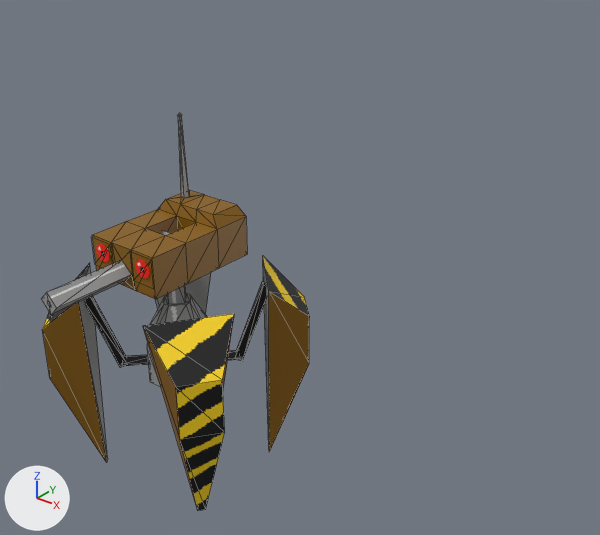
Before and after pictures for a commit that changed the glTF model assets/NPC/spider_turret/spider_turret.glb.
Both versions are drawn from a camera (50 mm lens) standing at (13.55, -12.15, 11.56) and looking at (3.51, 0.4, 3.77). The lights are fixed; the arrows at lower left show +X, +Y and +Z. Mesh edges are drawn as thin lines.
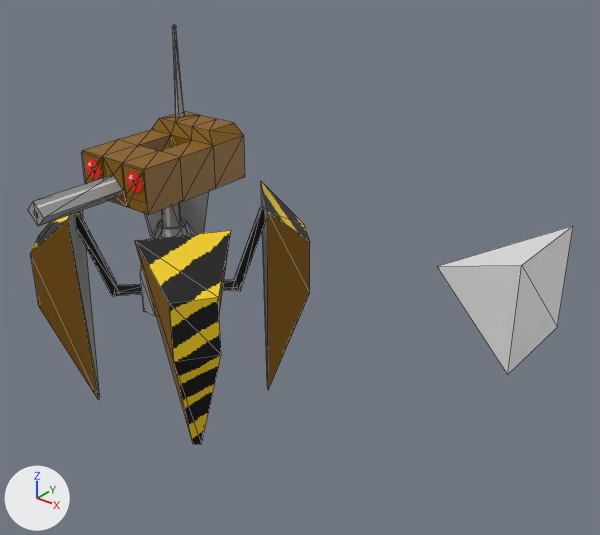
What differs and where, as boxes (x1, y1, x2, y2) in the pictures (600 x 535 px):
'Cube', moved: before (42, 113, 247, 315); after (28, 25, 245, 226)
'Cube.013', moved: before (143, 314, 234, 511); after (135, 230, 231, 445)
'eye', added: after (437, 226, 573, 375)
'Cube.016', moved: before (42, 263, 107, 463); after (30, 210, 100, 400)
'Cube.007', moved: before (263, 256, 309, 452); after (261, 181, 310, 390)
'base', moved: before (147, 293, 207, 387); after (140, 218, 195, 316)
'Cube.015', moved: before (86, 296, 128, 368); after (76, 212, 120, 297)
'Cube.006', moved: before (236, 281, 266, 361); after (232, 206, 265, 291)
'Cube.002', moved: before (96, 243, 150, 279); after (86, 158, 142, 193)
'Cube.014', moved, turned: before (122, 355, 149, 366); after (114, 284, 142, 296)
'Cube.005', moved, turned: before (228, 350, 240, 360); after (223, 280, 237, 290)

Edits to the bpy script that builds the scene:
```text
Add me_cube_006:
    me_cube_006.from_pydata([(0.0, 0.0, 0.0), (2.0, -1.0, -1.0), (2.0, -1.0, 1.0), (2.0, 1.0, -1.0), (2.0, 1.0, 1.0)], [], [(0, 4, 3), (3, 4, 2), (3, 2, 1), (1, 2, 0), (0, 3, 1), (4, 0, 2)])
Change ob_base:
    ob_base.location: (0.0, 0.0, 0.0) -> (0.0, 0.0, 2.0)
Change ob_cube:
    ob_cube.location: (0.0, 0.0, 3.37) -> (0.0, 0.0, 5.37)
Change ob_cube_005:
    ob_cube_005.location: (0.68, 0.68, 0.32) -> (0.66, 0.7, 2.32)
    ob_cube_005.rotation_euler: (0.0, 0.0, 0.785) -> (0.0, 0.0, 0.725)  # degrees (0, 0, 45) -> degrees (0, 0, 42)
Change ob_cube_006:
    ob_cube_006.location: (1.04, 1.04, 0.32) -> (1.04, 1.04, 2.32)
Change ob_cube_007:
    ob_cube_007.location: (1.55, 1.55, 2.24) -> (1.55, 1.55, 4.24)
Change ob_cube_013:
    ob_cube_013.location: (1.77, -1.29, 2.24) -> (1.77, -1.29, 4.24)
Change ob_cube_014:
    ob_cube_014.location: (-0.7, -0.67, 0.32) -> (-0.68, -0.69, 2.33)
    ob_cube_014.rotation_euler: (0.0, 0.0, -2.374) -> (0.00068, 0.0174, -2.415)  # degrees (0, 0, -136) -> degrees (0, 1, -138)
Change ob_cube_015:
    ob_cube_015.location: (-1.06, -1.02, 0.32) -> (-1.06, -1.02, 2.32)
Change ob_cube_016:
    ob_cube_016.location: (-1.57, -1.52, 2.24) -> (-1.57, -1.52, 4.24)
Change ob_cube_002:
    ob_cube_002.location: (0.0, 0.0, 3.48) -> (0.0, 0.0, 5.48)
Add ob_eye:
    ob_eye = bpy.data.objects.new('eye', me_cube_006)
    ob_eye.location = (7.0, 0.0, 5.0)
```
